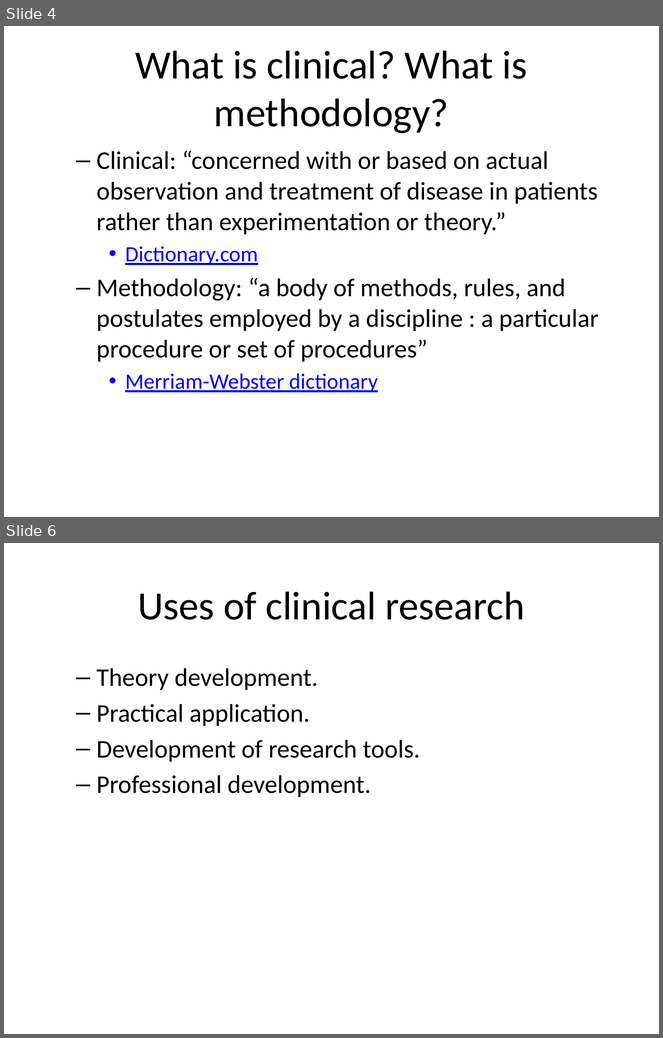
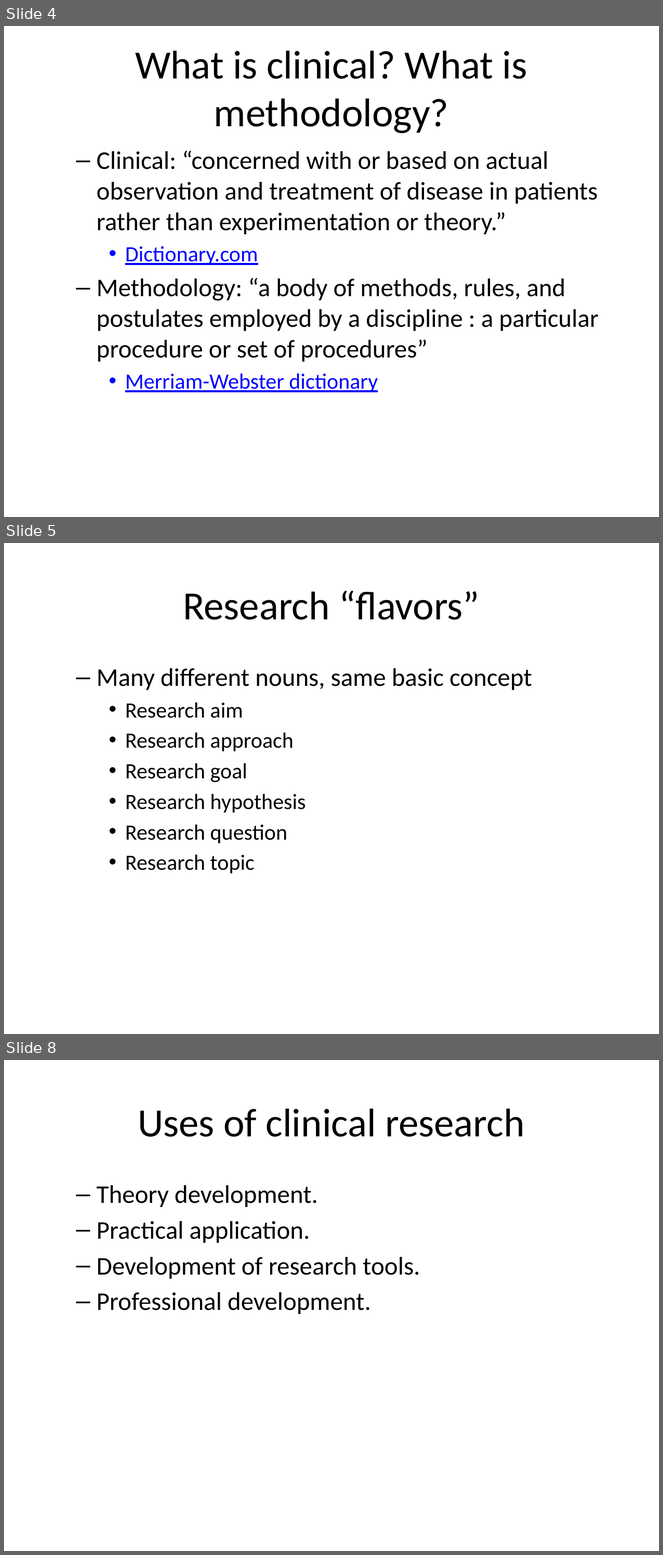
Before and after one commit to pmean/classes, a slide deck: clinical-research-methodology/results/video01-introduction.pptx. Shown one above the other, each under a label of ours: slides 4 and 6 before the commit, slides 4, 5 and 8 after it; the slides between them are not shown. The pictures are 663x1038 and 663x1555 pixels, drawn with LibreOffice and Linux fonts; fonts in the diff are those of the drawing. Boxes give left, top, right and bottom in pixels: in the first picture for what was removed or moved away, otherwise in the second. Text is boxed around its words. In the diff, an @@ line names an element or a change of style, - is before the commit and + after.

```diff
--- a/clinical-research-methodology/results/video01-introduction.pptx
+++ b/clinical-research-methodology/results/video01-introduction.pptx
@@ slide 5 added at <box>4,543,659,1034</box>, background #FFFFFF @@
@@ title added at <box>183,590,480,620</box>, 44 pt, text #000000 @@
+Research “flavors”
@@ text added at <box>97,668,532,874</box>, 24 pt, text #000000 @@
+  – Many different nouns, same basic concept
+    • Research aim
+    • Research approach
+    • Research goal
+    • Research hypothesis
+    • Research question
+    • Research topic
@@ what was slide 6 is now slide 8 @@
```
Also in this commit, not shown: 6 slides changed, 1 other slide added, 1 slide removed, 2 other files.
